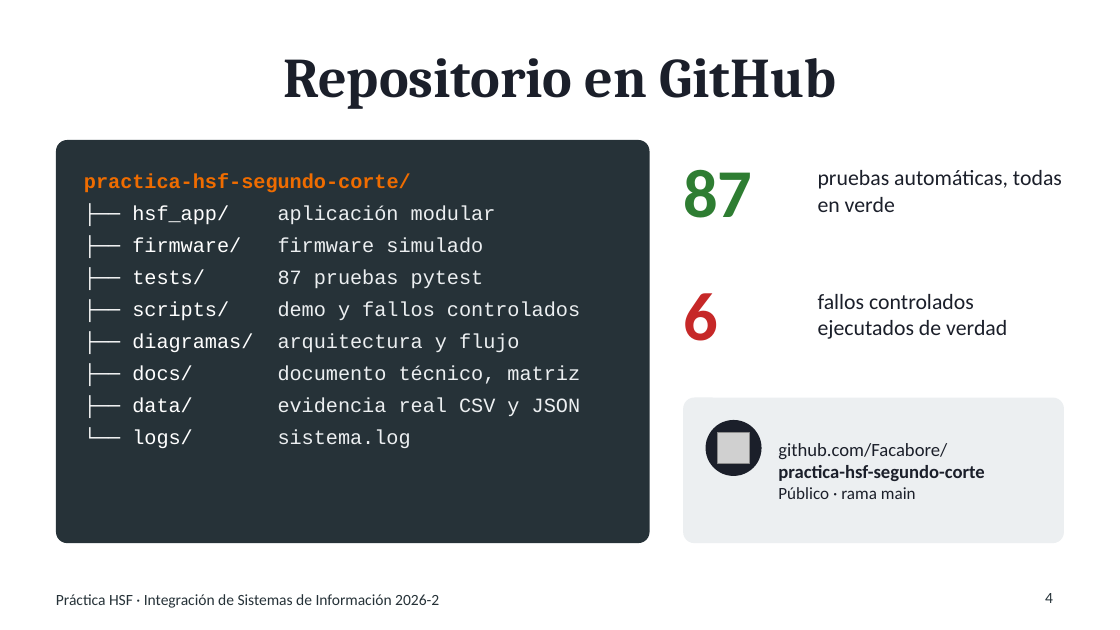
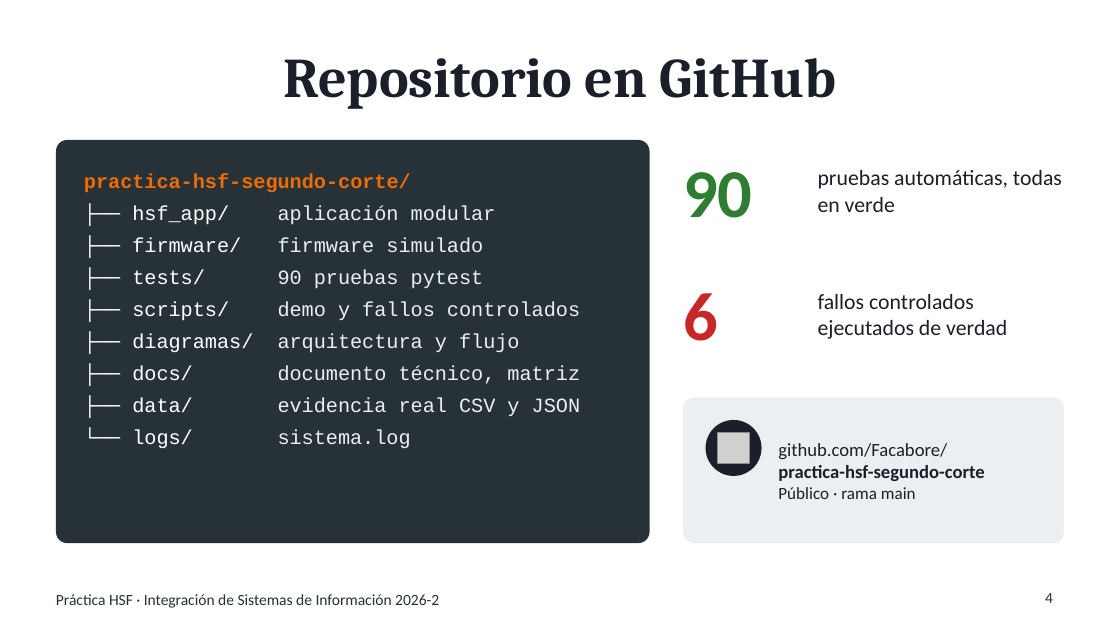
Before and after one commit to Facabore/practica-hsf-segundo-corte, a slide deck: slide 4 of docs/Diapositivas_Video_SegundoCorte.pptx. Drawn at 1120x630 pixels with LibreOffice and Linux fonts; fonts in the diff are those of the drawing; grey boxes stand for pictures. Boxes give left, top, right and bottom in pixels: in the first picture for what was removed or moved away, otherwise in the second. Text is boxed around its words. In the diff, an @@ line names an element or a change of style, - is before the commit and + after.

```diff
--- a/docs/Diapositivas_Video_SegundoCorte.pptx
+++ b/docs/Diapositivas_Video_SegundoCorte.pptx
@@ text at bbox=[683, 172, 752, 218]: text changed @@
-87
+90
@@ text at bbox=[132, 270, 484, 288]: text changed @@
-├── tests/ 87 pruebas pytest
+├── tests/ 90 pruebas pytest
```
Also in this commit, not shown: 2 other slides changed, 7 other files.
